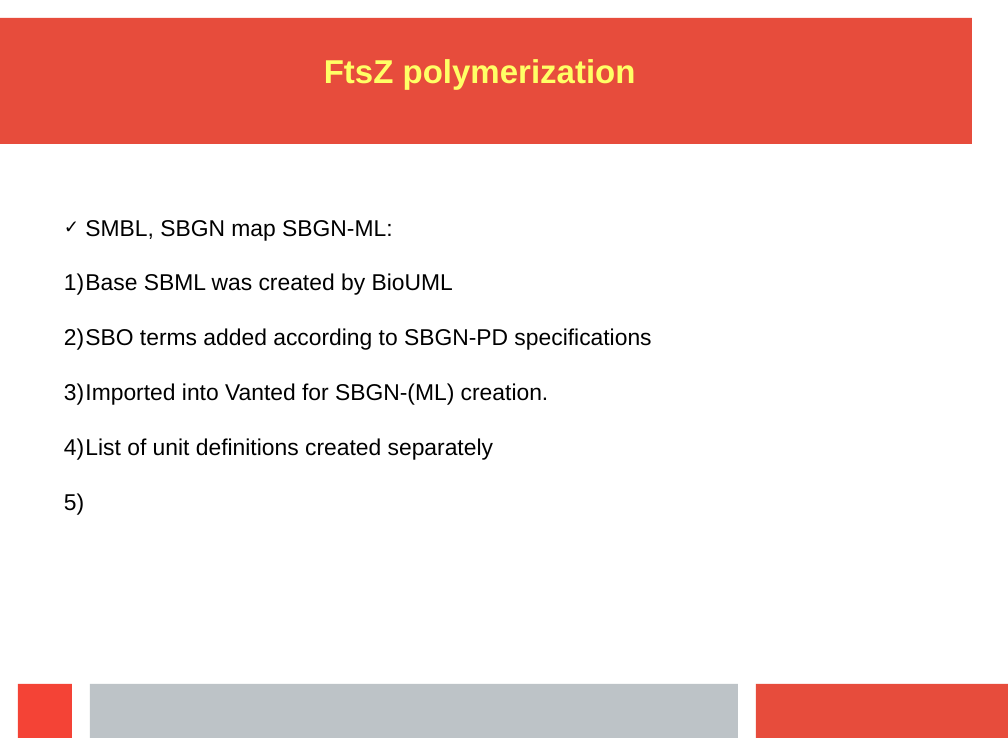
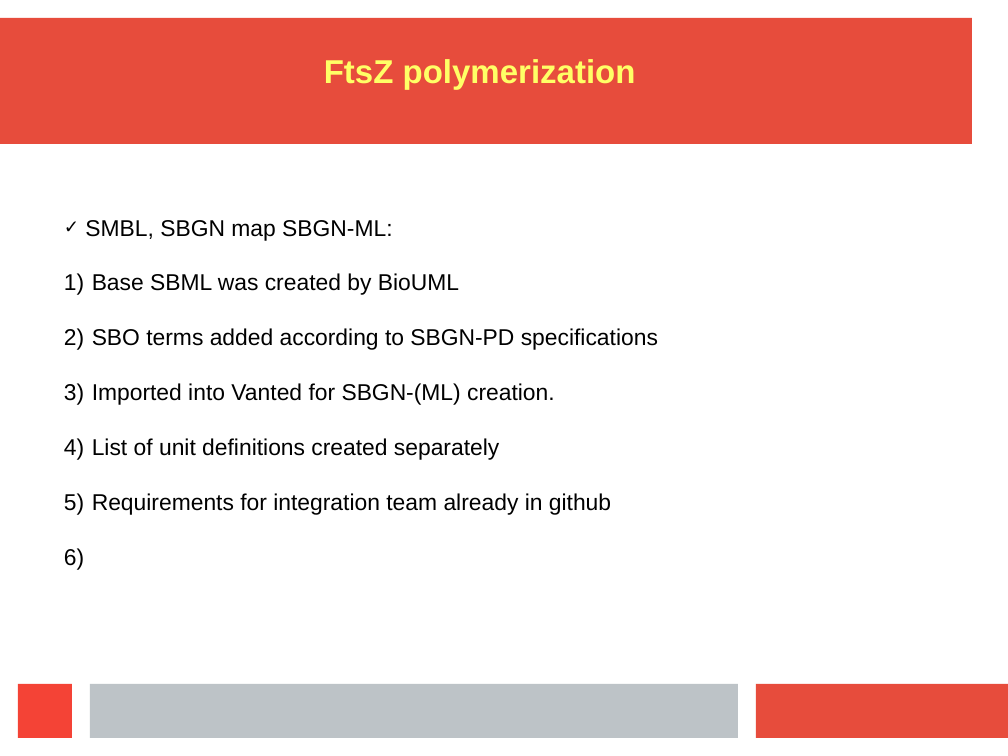
Before and after one commit to dagwa/wholecell-cytokinesis, a slide deck: slide 2 of presentation-slides/Cytokinesis_group_Friday_DP.odp. Drawn at 1008x756 pixels with LibreOffice and Linux fonts; fonts in the diff are those of the drawing. Boxes give left, top, right and bottom in pixels: in the first picture for what was removed or moved away, otherwise in the second. Text is boxed around its words. In the diff, an @@ line names an element or a change of style, - is before the commit and + after.

```diff
--- a/presentation-slides/Cytokinesis_group_Friday_DP.odp
+++ b/presentation-slides/Cytokinesis_group_Friday_DP.odp
@@ text at bbox=[92, 493, 611, 515]: paragraph added @@
+5) Requirements for integration team already in github
```
Also in this commit, not shown: 2 other slides changed, 1 slide added.
